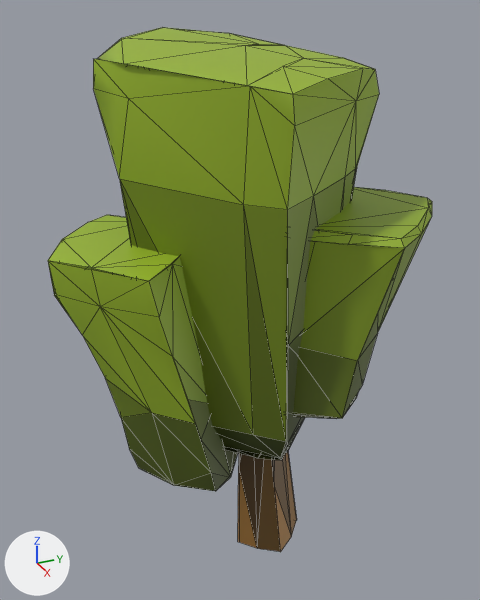
Renders of the glTF model public/assets/island/angular-v1/angular_tree_block__summer_low.glb from each side of a commit.
Both versions are drawn from a 50 mm camera at (4.69, -2.43, 5.03) aimed at (-0.2, -0.23, 2.59). Lighting does not change. The marker at lower left points along +X, +Y and +Z. The picture after the commit comes second. Mesh edges are drawn as thin lines. Vertices at exactly the same position are counted once.
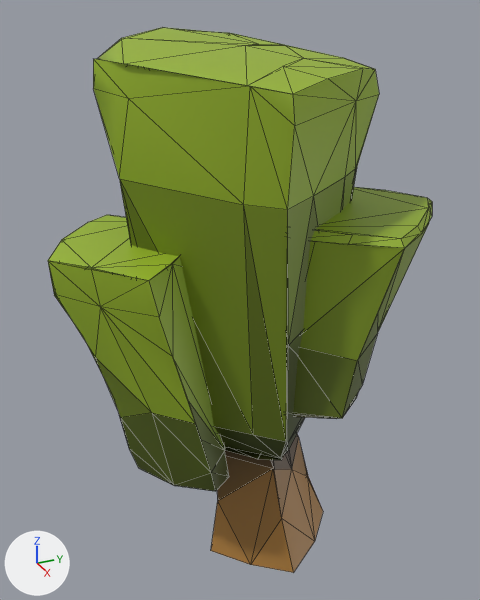
The edits, one by one:
me_mesh_0 is used by ob_mesh_0; location (-1.14, 1.53, -0.001); scale (0.0000733, 0.0000733, 0.0000733).
me_mesh_0 had 248 vertices, 325 faces and spanned x 0.0..29148.0, y -45801.0..0.0, z 0.0..65535.0.
me_mesh_0 now has 246 vertices, 326 faces and spans x 0.0..29129.0, y -45772.0..0.0, z 0.0..65535.0.
me_mesh_0 part 1: the loose piece of 83 vertices spanning x 0.0..27366.0, y -39678.0..-8342.0, z 18655.0..65535.0 is rebuilt with 83 vertices and now spans x 0.0..27349.0, y -39653.0..-8337.0, z 18684.0..65535.0.
me_mesh_0 part 2: the loose piece of 73 vertices spanning x 4406.0..29148.0, y -28096.0..0.0, z 24602.0..46776.0 is rebuilt with 73 vertices and now spans x 4403.0..29129.0, y -28078.0..0.0, z 24627.0..46788.0.
me_mesh_0 part 3: the loose piece of 61 vertices spanning x 4050.0..22909.0, y -45801.0..-24581.0, z 15069.0..45300.0 is rebuilt with 60 vertices and now spans x 4047.0..22895.0, y -45772.0..-24742.0, z 15385.0..45312.0.
me_mesh_0 part 4: the loose piece of 31 vertices spanning x 11363.0..19739.0, y -25577.0..-16157.0, z 0.0..22523.0 is rebuilt with 30 vertices and now spans x 7645.0..23526.0, y -29594.0..-11716.0, z 0.0..22550.0.
Object 'Mesh_0' (ob_mesh_0) moves from (-1.14, 1.53, -0.001) to (-1.14, 1.53, -0.004).
Object 'Mesh_0' (ob_mesh_0) is rescaled from (0.0000733, 0.0000733, 0.0000733) to (0.0000734, 0.0000734, 0.0000734).

What differs and where, as boxes [x1, y1, x2, y2] in the pictures (480 x 600 px):
'Mesh_0', reshaped, moved, rescaled: before [48, 27, 432, 552]; after [48, 27, 432, 573]
part 1 of me_mesh_0, rebuilt: [93, 27, 379, 460] in both
part 2 of me_mesh_0, rebuilt: [286, 187, 432, 419] in both
part 3 of me_mesh_0, rebuilt: before [48, 215, 238, 491]; after [48, 215, 229, 491]
part 4 of me_mesh_0, rebuilt: before [238, 452, 297, 552]; after [211, 415, 323, 573]
